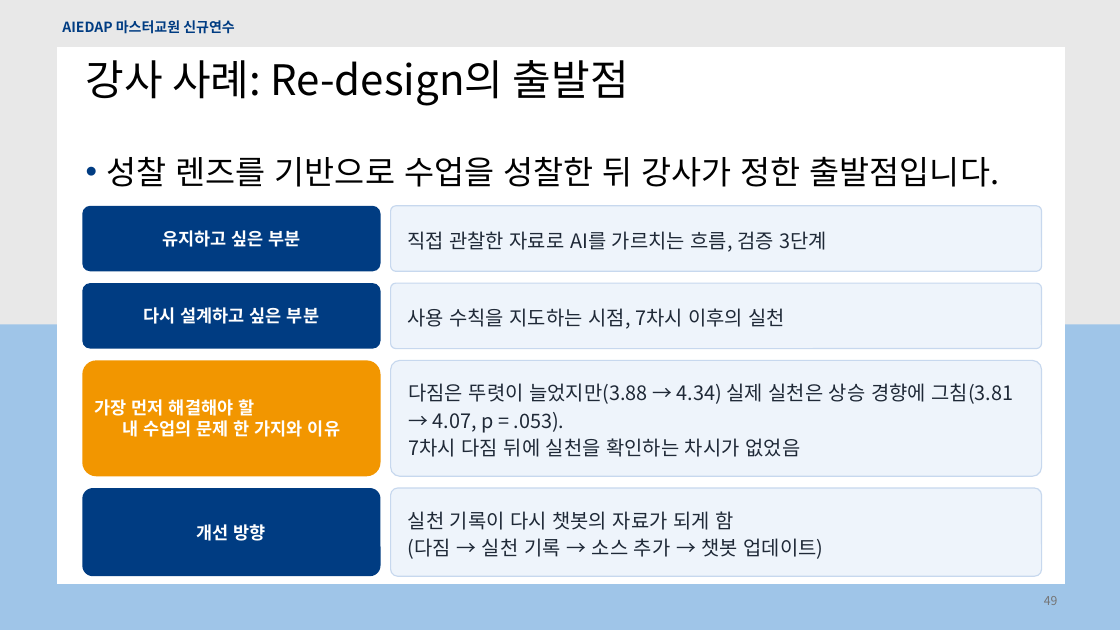
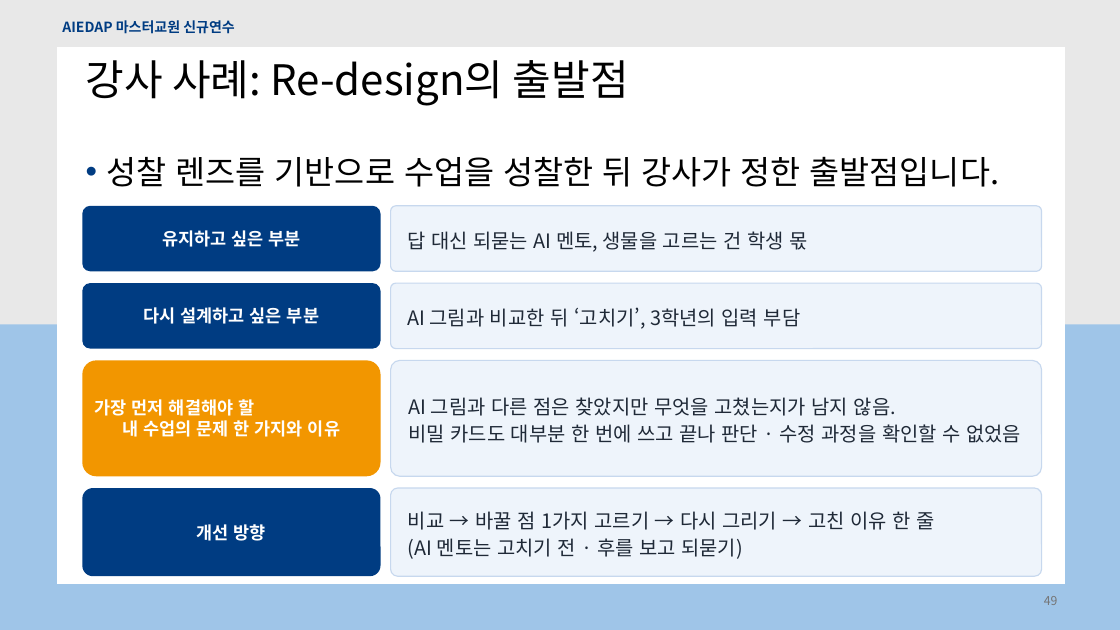
Before and after one commit to hongdonedu/fungigame2026, a slide deck: slide 49 of aiedap/files/m4_choi_1108.pptx. Drawn at 1120x630 pixels with LibreOffice and Linux fonts; fonts in the diff are those of the drawing; background and template pictures are left out. Boxes give left, top, right and bottom in pixels: in the first picture for what was removed or moved away, otherwise in the second. Text is boxed around its words. In the diff, an @@ line names an element or a change of style, - is before the commit and + after.

```diff
--- a/aiedap/files/m4_choi_1108.pptx
+++ b/aiedap/files/m4_choi_1108.pptx
@@ text in rounded rectangle at <box>407,231,807,252</box>: text changed @@
-직접 관찰한 자료로 AI를 가르치는 흐름, 검증 3단계
+답 대신 되묻는 AI 멘토, 생물을 고르는 건 학생 몫
@@ text in rounded rectangle at <box>407,307,801,329</box>: text changed @@
-사용 수칙을 지도하는 시점, 7차시 이후의 실천
+AI 그림과 비교한 뒤 ‘고치기’, 3학년의 입력 부담
@@ text in rounded rectangle at <box>408,397,1021,443</box>: text changed @@
-다짐은 뚜렷이 늘었지만(3.88 → 4.34) 실제 실천은 상승 경향에 그침(3.81 → 4.07, p = .053).
-7차시 다짐 뒤에 실천을 확인하는 차시가 없었음
+AI 그림과 다른 점은 찾았지만 무엇을 고쳤는지가 남지 않음.
+비밀 카드도 대부분 한 번에 쓰고 끝나 판단 · 수정 과정을 확인할 수 없었음
@@ text in rounded rectangle at <box>408,511,934,559</box>: text changed @@
-실천 기록이 다시 챗봇의 자료가 되게 함
-(다짐 → 실천 기록 → 소스 추가 → 챗봇 업데이트)
+비교 → 바꿀 점 1가지 고르기 → 다시 그리기 → 고친 이유 한 줄
+(AI 멘토는 고치기 전 · 후를 보고 되묻기)
```
Also in this commit, not shown: 10 other slides changed.
